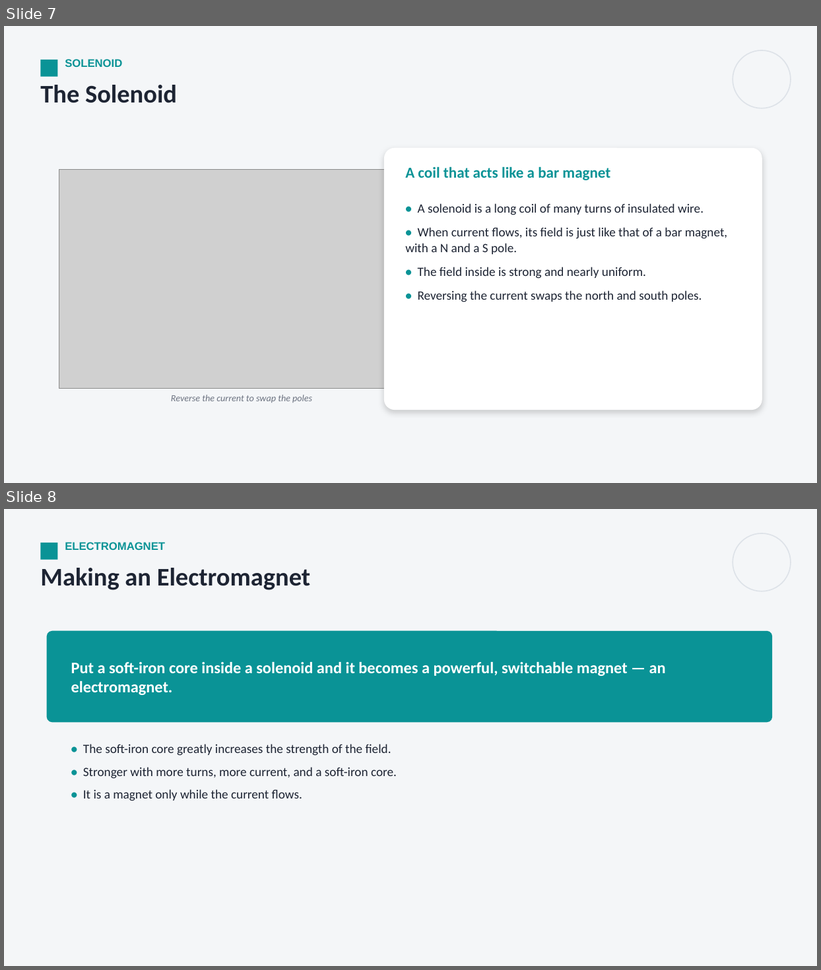
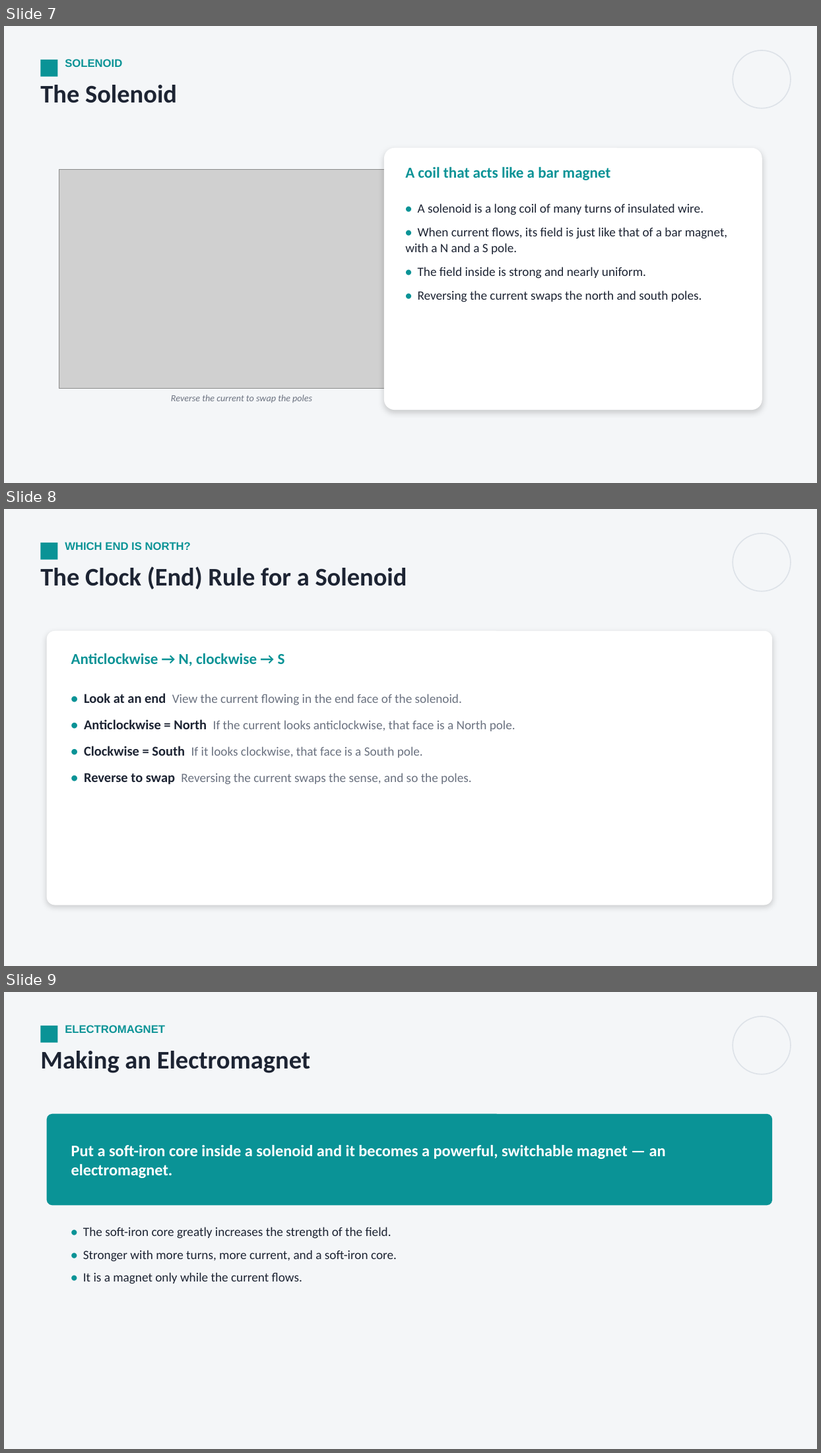
Before and after one commit to parmeshwars2911/MyFirstAR, a slide deck: ppt/Grade10/G10_S101_Electromagnetism_1.pptx. Shown one above the other, each under a label of ours: slides 7 and 8 before the commit, slides 7, 8 and 9 after it. The pictures are 821x970 and 821x1453 pixels, drawn with LibreOffice and Linux fonts; fonts in the diff are those of the drawing; grey boxes stand for pictures. Boxes give left, top, right and bottom in pixels: in the first picture for what was removed or moved away, otherwise in the second. Text is boxed around its words. In the diff, an @@ line names an element or a change of style, - is before the commit and + after.

```diff
--- a/ppt/Grade10/G10_S101_Electromagnetism_1.pptx
+++ b/ppt/Grade10/G10_S101_Electromagnetism_1.pptx
@@ slide 8 added at (x1=4, y1=509, x2=817, y2=966), background #F4F6F8 @@
@@ rectangle added at (x1=40, y1=543, x2=57, y2=560), fill #0A9396 @@
@@ text added at (x1=65, y1=542, x2=191, y2=550), 13 pt, text #0A9396, bold @@
+WHICH END IS NORTH?
@@ ellipse added at (x1=733, y1=533, x2=791, y2=591), outline #DDE2E8 1.25 pt @@
@@ text added at (x1=40, y1=566, x2=407, y2=590), 30 pt, text #1D2433, bold @@
+The Clock (End) Rule for a Solenoid
@@ rounded rectangle added at (x1=47, y1=631, x2=773, y2=906), fill #FFFFFF @@
@@ text added at (x1=71, y1=653, x2=285, y2=666), 18 pt, text #0A9396, bold @@
+Anticlockwise → N, clockwise → S
@@ text added at (x1=84, y1=693, x2=516, y2=785), 15 pt, text #6B7280 @@
+• Look at an end View the current flowing in the end face of the solenoid.
+• Anticlockwise = North If the current looks anticlockwise, that face is a North pole.
+• Clockwise = South If it looks clockwise, that face is a South pole.
+• Reverse to swap Reversing the current swaps the sense, and so the poles.
@@ what was slide 8 is now slide 9 @@
```
Also in this commit, not shown: 1 slide changed, 3 other slides added, 2 other files.
